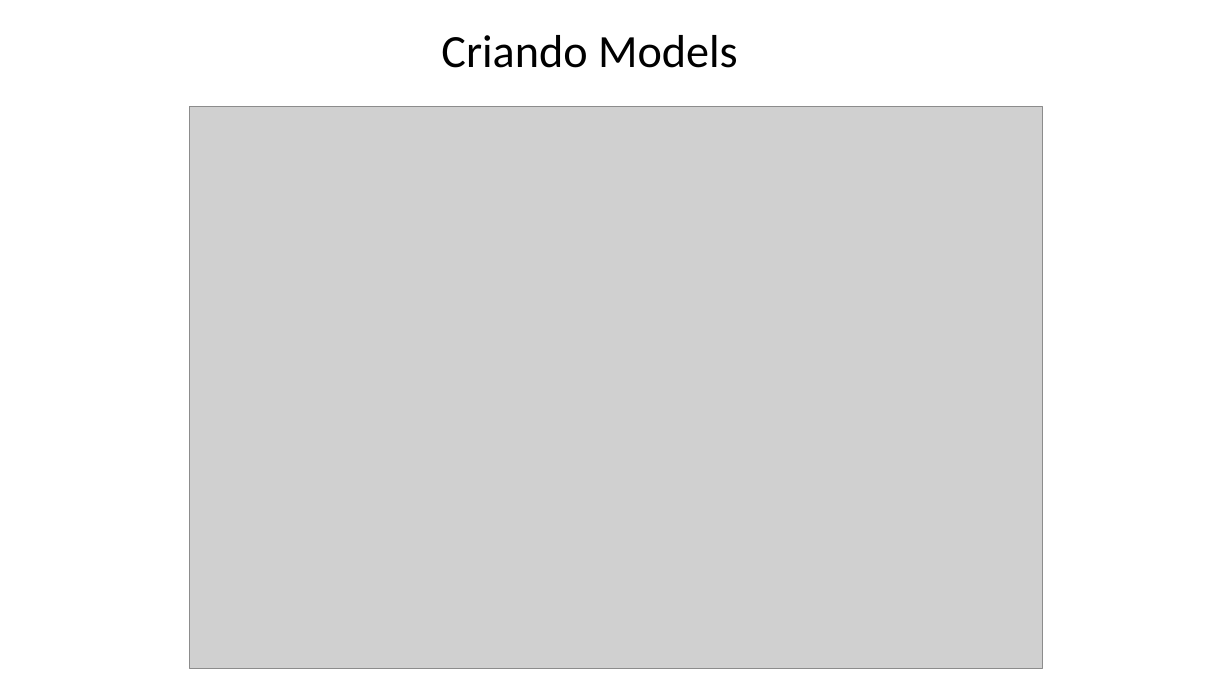
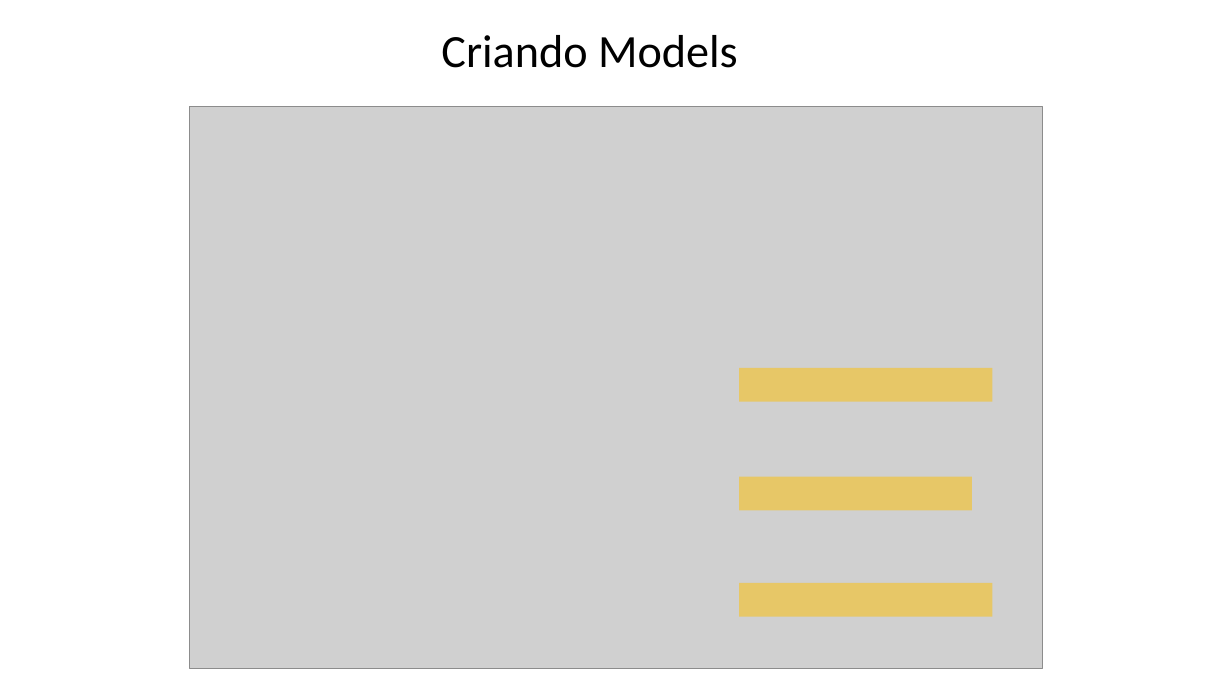
Before and after one commit to Felipe-Tagawa/C07-Monitoria, a slide deck: slide 5 of Aula 4/Models.pptx (slide 6 before the commit). Drawn at 1232x693 pixels with LibreOffice and Linux fonts; fonts in the diff are those of the drawing; grey boxes stand for pictures; background and template pictures are left out. Boxes give left, top, right and bottom in pixels: in the first picture for what was removed or moved away, otherwise in the second. Text is boxed around its words. In the diff, an @@ line names an element or a change of style, - is before the commit and + after.

```diff
--- a/Aula 4/Models.pptx
+++ b/Aula 4/Models.pptx
@@ rectangle added at <box>739,368,993,402</box>, fill #FFC000 at 50% opacity @@
@@ rectangle added at <box>739,477,972,511</box>, fill #FFC000 at 50% opacity @@
@@ rectangle added at <box>739,583,993,617</box>, fill #FFC000 at 50% opacity @@
```
Also in this commit, not shown: 3 other slides changed, 3 slides added, 2 slides removed, 2 other files.
